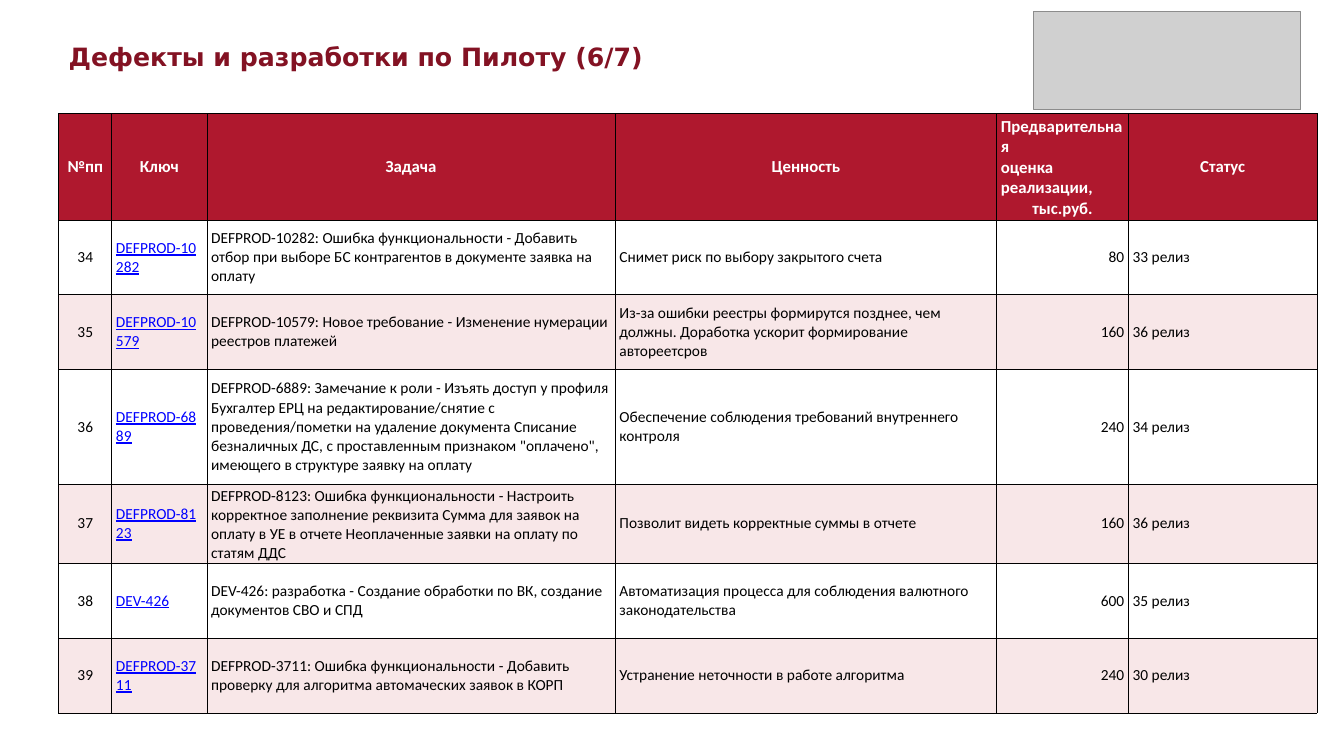
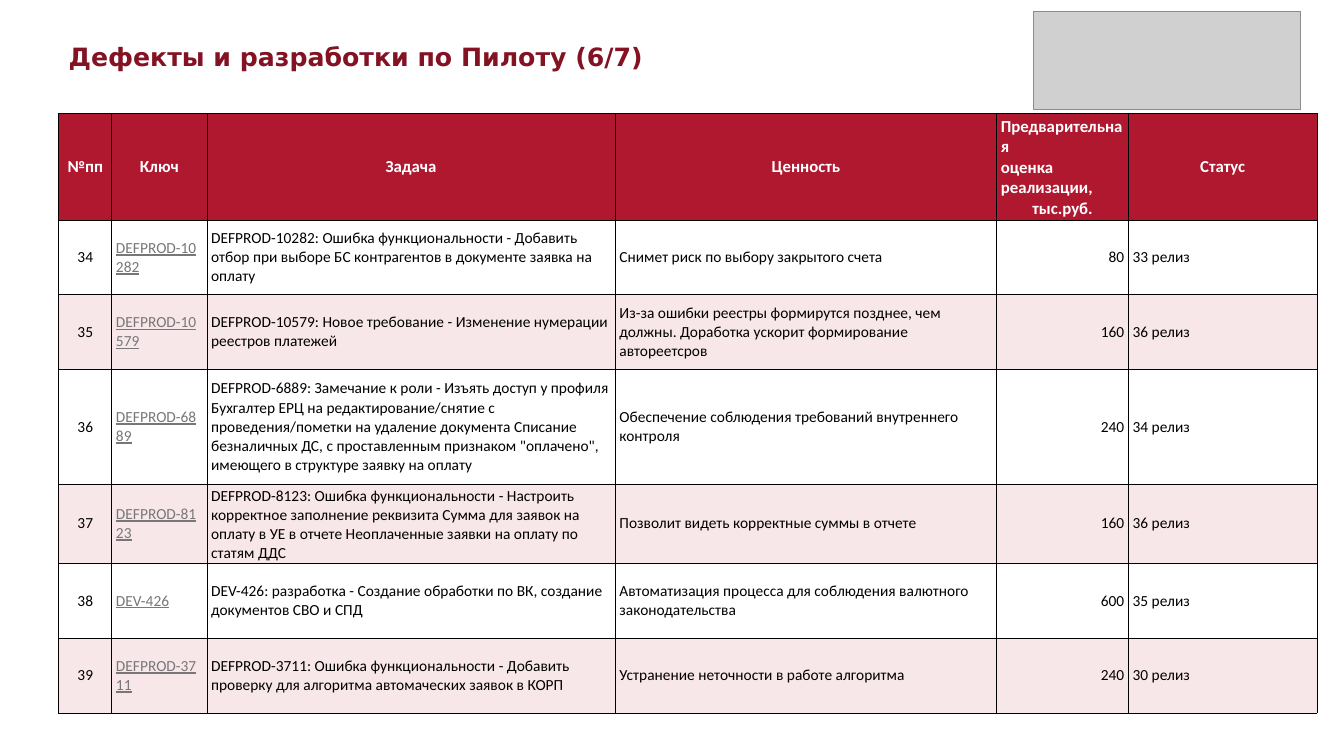
Before and after one commit to sokrat-in-me/pptx, a slide deck: slide 6 of Дефекты_и_разработки_по_Пилоту.pptx. Drawn at 1344x756 pixels with LibreOffice and Linux fonts; fonts in the diff are those of the drawing; grey boxes stand for pictures. Boxes give left, top, right and bottom in pixels: in the first picture for what was removed or moved away, otherwise in the second. Text is boxed around its words. In the diff, an @@ line names an element or a change of style, - is before the commit and + after.

```diff
--- a/Дефекты_и_разработки_по_Пилоту.pptx
+++ b/Дефекты_и_разработки_по_Пилоту.pptx
@@ table at bbox=[58, 114, 1318, 697] @@
@@ text colour #0000FF to #77777A in "DEFPROD-10282", "DEFPROD-10579", "DEFPROD-6889", "DEFPROD-8123" and 2 more places @@
```
Also in this commit, not shown: 6 other slides changed, 6 other files.
